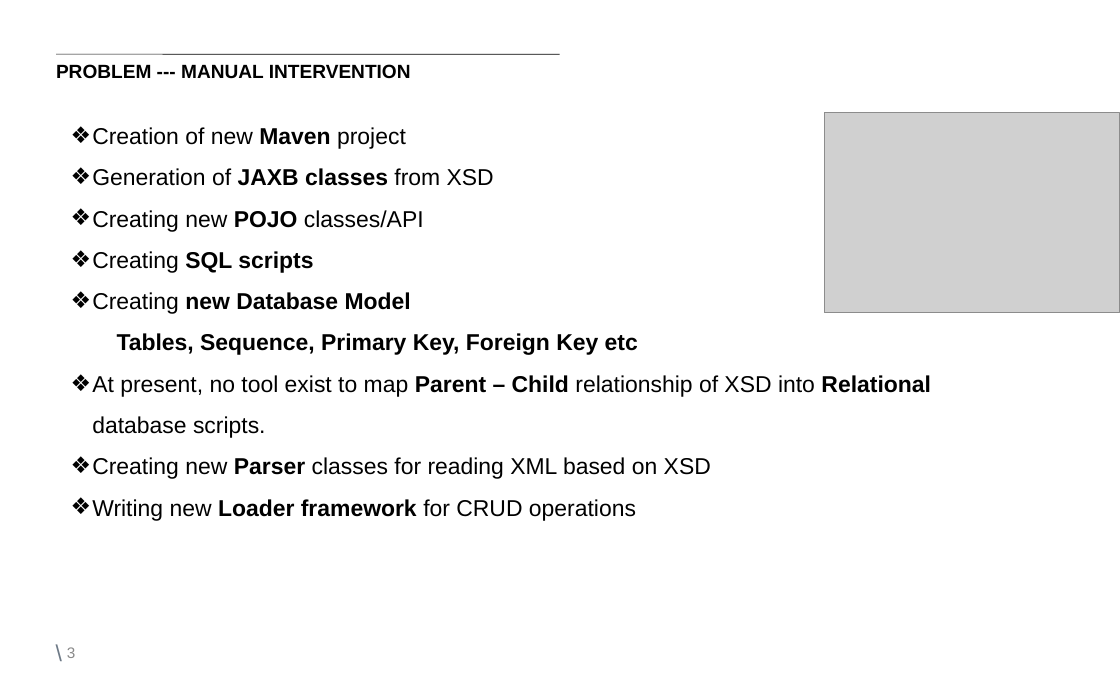
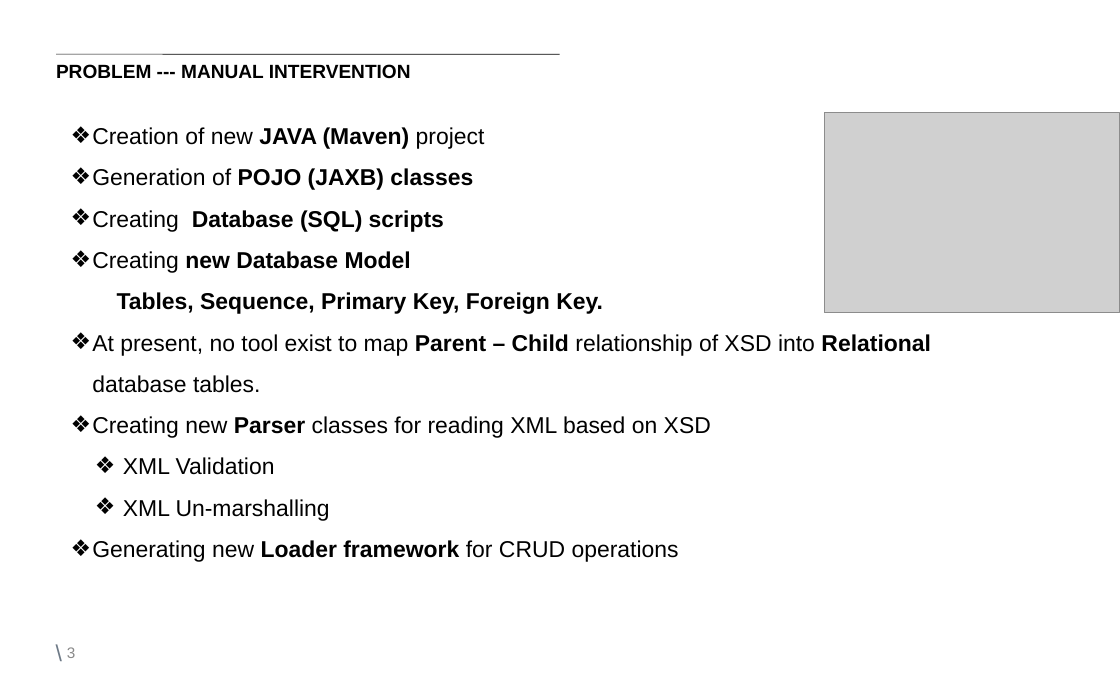
Before and after one commit to nitinsingh008/XML-Analytics, a slide deck: slide 3 of Document/XAP/Markit Technovation-XAP Phase1- 1.0v.ppt. Drawn at 1120x688 pixels with LibreOffice and Linux fonts; fonts in the diff are those of the drawing; grey boxes stand for pictures; background and template pictures are left out. Boxes give left, top, right and bottom in pixels: in the first picture for what was removed or moved away, otherwise in the second. Text is boxed around its words. In the diff, an @@ line names an element or a change of style, - is before the commit and + after.

```diff
--- a/Document/XAP/Markit Technovation-XAP Phase1- 1.0v.ppt
+++ b/Document/XAP/Markit Technovation-XAP Phase1- 1.0v.ppt
@@ text at [92, 127, 485, 232]: text changed; bold on @@
-❖ Creation of new Maven project
-❖ Generation of JAXB classes from XSD
-❖ Creating new POJO classes/API
-❖ Creating SQL scripts
+❖ Creation of new JAVA (Maven) project
+❖ Generation of POJO (JAXB) classes
+❖ Creating Database (SQL) scripts
@@ text at [92, 292, 930, 393]: text changed @@
-Tables, Sequence, Primary Key, Foreign Key etc
-❖ At present, no tool exist to map Parent – Child relationship of XSD into Relational database scripts.
+Tables, Sequence, Primary Key, Foreign Key.
+❖ At present, no tool exist to map Parent – Child relationship of XSD into Relational database tables.
@@ text at [92, 457, 679, 562]: text changed @@
-❖ Writing new Loader framework for CRUD operations
+  ❖ XML Validation
+  ❖ XML Un-marshalling
+❖ Generating new Loader framework for CRUD operations
```
Also in this commit, not shown: 1 other slide changed.
